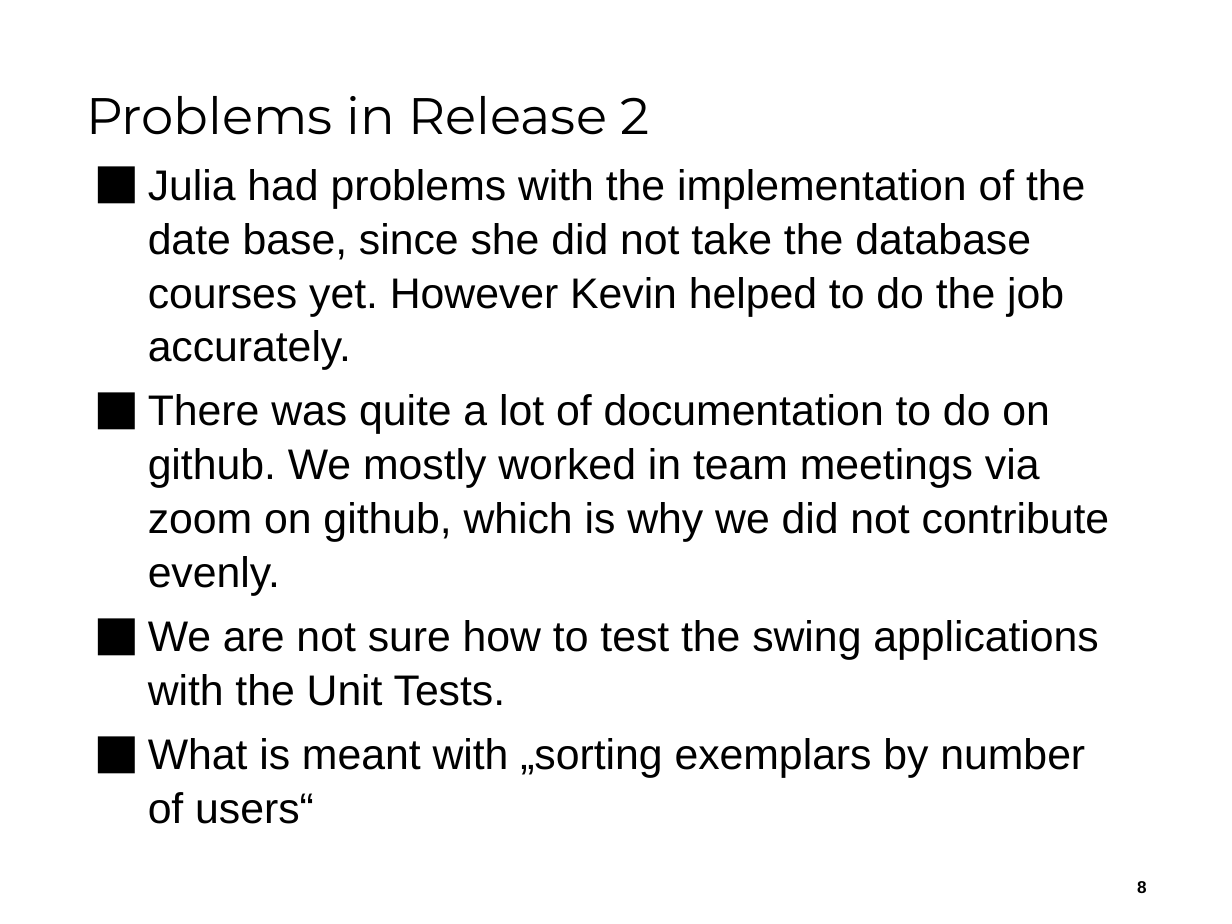
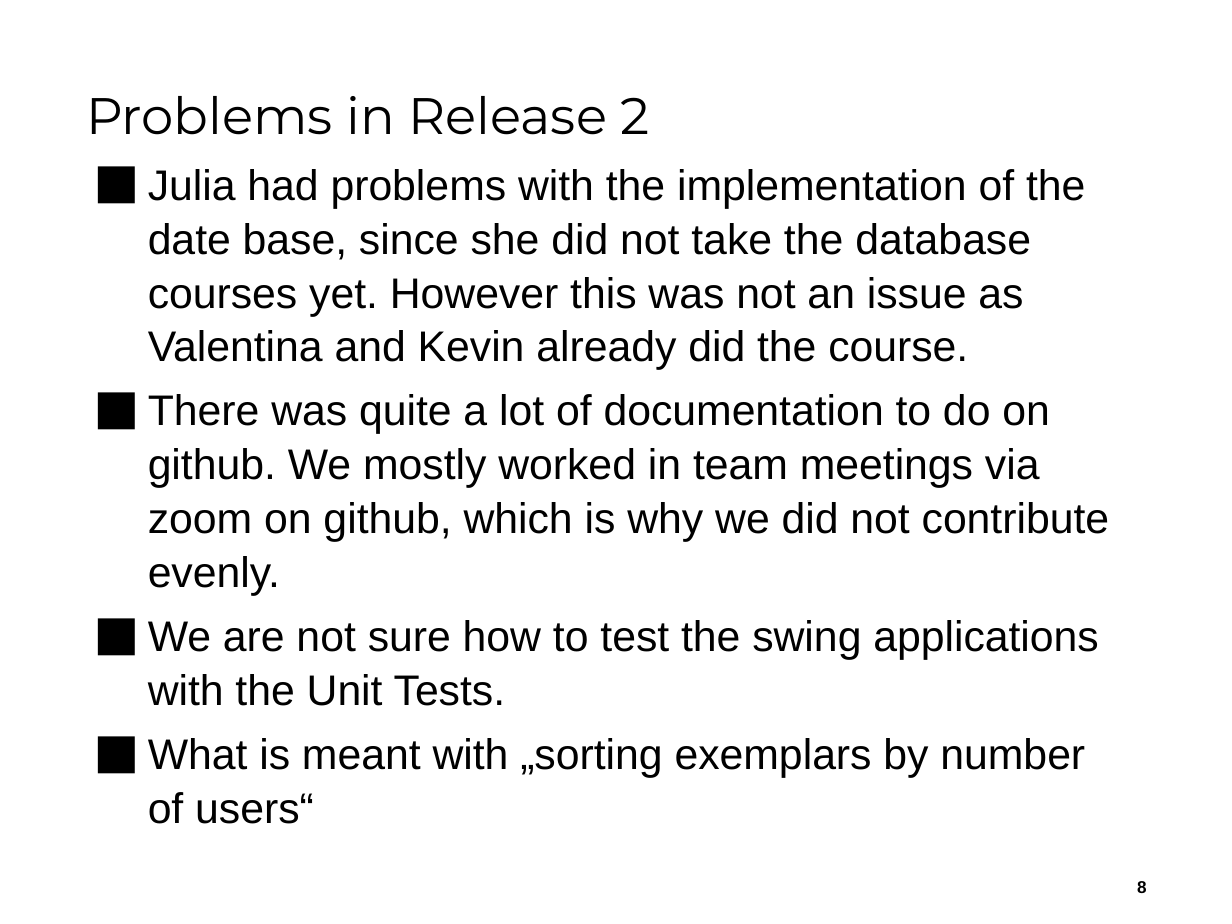
Before and after one commit to kevschuetz/exemplar-mgmt-system-swing, a slide deck: slide 8 of Documents/Release 2/ReleasePräsentation2__Team04.pptx. Drawn at 1232x924 pixels with LibreOffice and Linux fonts; fonts in the diff are those of the drawing; background and template pictures are left out. Boxes give left, top, right and bottom in pixels: in the first picture for what was removed or moved away, otherwise in the second. Text is boxed around its words. In the diff, an @@ line names an element or a change of style, - is before the commit and + after.

```diff
--- a/Documents/Release 2/ReleasePräsentation2__Team04.pptx
+++ b/Documents/Release 2/ReleasePräsentation2__Team04.pptx
@@ text at (148, 169, 1085, 370): text changed @@
-⬛ Julia had problems with the implementation of the date base, since she did not take the database courses yet. However Kevin helped to do the job accurately.
+⬛ Julia had problems with the implementation of the date base, since she did not take the database courses yet. However this was not an issue as Valentina and Kevin already did the course.
```
Also in this commit, not shown: 3 other slides changed, 5 other files.
